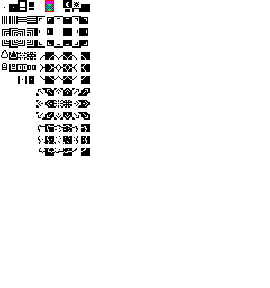
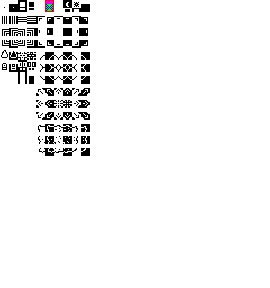
Before/after of a (270, 288) layered artwork. What changed in the layer stack:
painted on "Background" over [18, 60, 36, 80]
